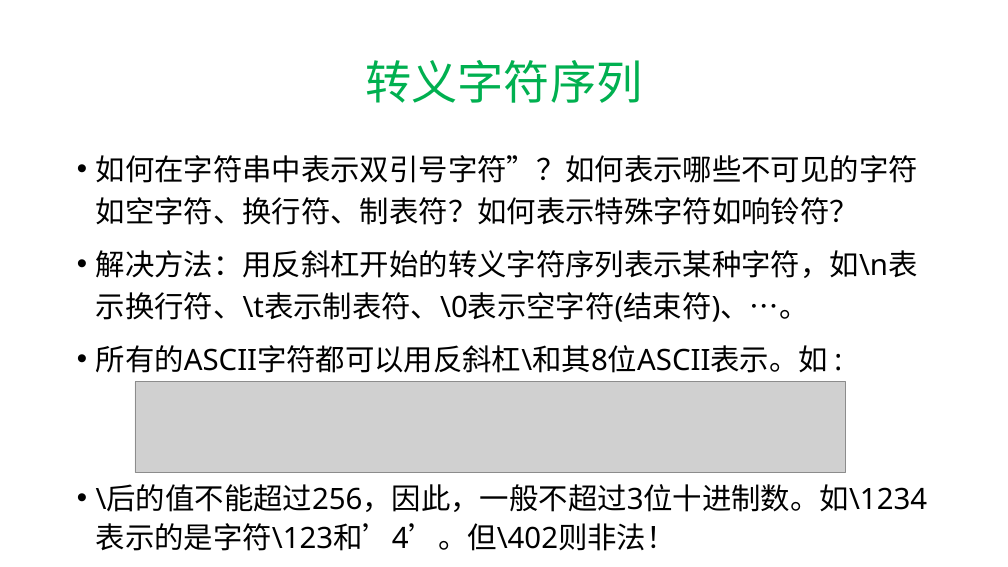
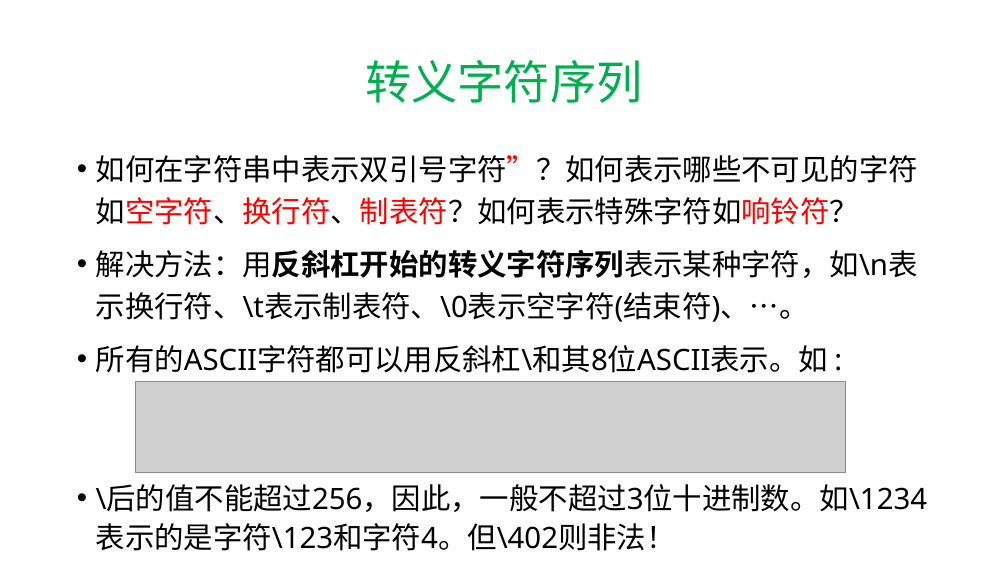
Before and after one commit to hwdong-net/cplusplus17, a slide deck: slide 36 of ppt/2 变量和类型.pptx (slide 35 before the commit). Drawn at 1008x567 pixels with LibreOffice and Linux fonts; fonts in the diff are those of the drawing; grey boxes stand for pictures. Boxes give left, top, right and bottom in pixels: in the first picture for what was removed or moved away, otherwise in the second. Text is boxed around its words. In the diff, an @@ line names an element or a change of style, - is before the commit and + after.

```diff
--- a/ppt/2 变量和类型.pptx
+++ b/ppt/2 变量和类型.pptx
@@ text at (96, 155, 918, 322): text colour #000000 to #FF0000 in "如何在字符串中表示双引号字符”？如何表示哪些不可见的字符如空字符、换行符、制表符？如何表示特殊字符如响铃符？"; bold on in "解决方法：用反斜杠开始的转义字符序列表示某种字符，如\n表示换行符、\t表示制表符、\0表示空字符(结束符)、…。" @@
@@ text at (96, 484, 927, 551): text changed @@
-• \后的值不能超过256，因此，一般不超过3位十进制数。如\1234表示的是字符\123和’4’。但\402则非法！
+• \后的值不能超过256，因此，一般不超过3位十进制数。如\1234表示的是字符\123和字符4。但\402则非法！
```
Also in this commit, not shown: 10 other slides changed, 1 slide added.
